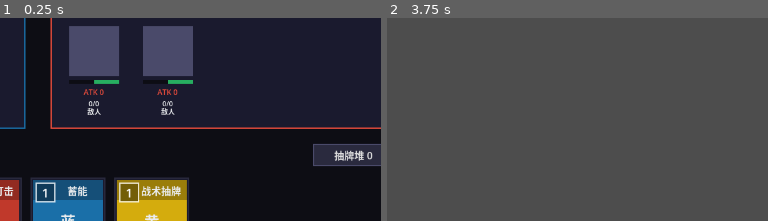
Above: before the commit, frames 1-2 (left to right).
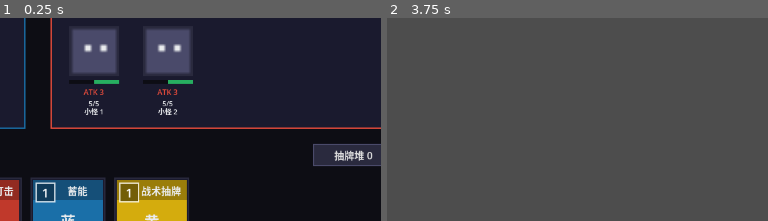
Above: after the commit, the same moments.

Repository: Naiqey/GemCombo
Game: Godot game, scene res://main.tscn
The game is run twice, just before and just after one commit, with the same random seed, the same clock (stepped at 60 frames per second) and the same inputs.
Inputs (mouse positions are % of the whole screen's width and height, from its top left):
- Up to frame 1 (0.25 s): no input
- Up to frame 2 (3.75 s): click (31, 43) at 0.5 s, where only the run before the commit has a clickable "0/0"; click (31, 43) at 1.25 s, where only the run after the commit has a clickable "5/5"; click (41, 43) at 2 s, where only the run before the commit has a clickable "0/0"; click (41, 43) at 2.75 s, where only the run after the commit has a clickable "5/5"; click "抽牌堆 0" at 3.5 s
The pictures show only the part of the screen within x 19-69%, y 31-81%; the shares and areas given below are measured in that part.

The runs differ from the first frame. In frame 1, 2.1% of the frame differs, in the area x 18-51%, y 3-48%; in frame 2, nothing differs.
Error before the commit: Invalid assignment of property or key 'text' with value of type 'String' on a base object of type 'Nil'. (res://enemy_unit.gd:57)

Commit message:
Fix EnemyUnit setup initialization order

Diff:
--- a/main.gd
+++ b/main.gd
@@ -627,10 +627,10 @@
 	for i in range(enemy_waves.enemies.size()):
 		var enemy = enemy_waves.enemies[i]
 		var enemy_unit = ENEMY_UNIT_SCENE.instantiate()
+		enemy_list_container.add_child(enemy_unit)
 		enemy_unit.setup(enemy, i, enemy_waves.get_current_level_number())
 		enemy_unit.set_target_highlight(pending_target_card != null and enemy_waves.is_enemy_alive(i))
 		enemy_unit.enemy_clicked.connect(_on_enemy_target_pressed)
-		enemy_list_container.add_child(enemy_unit)
 
 func _on_enemy_target_pressed(enemy_index: int):
 	if pending_target_card == null or not enemy_waves.is_enemy_alive(enemy_index):
